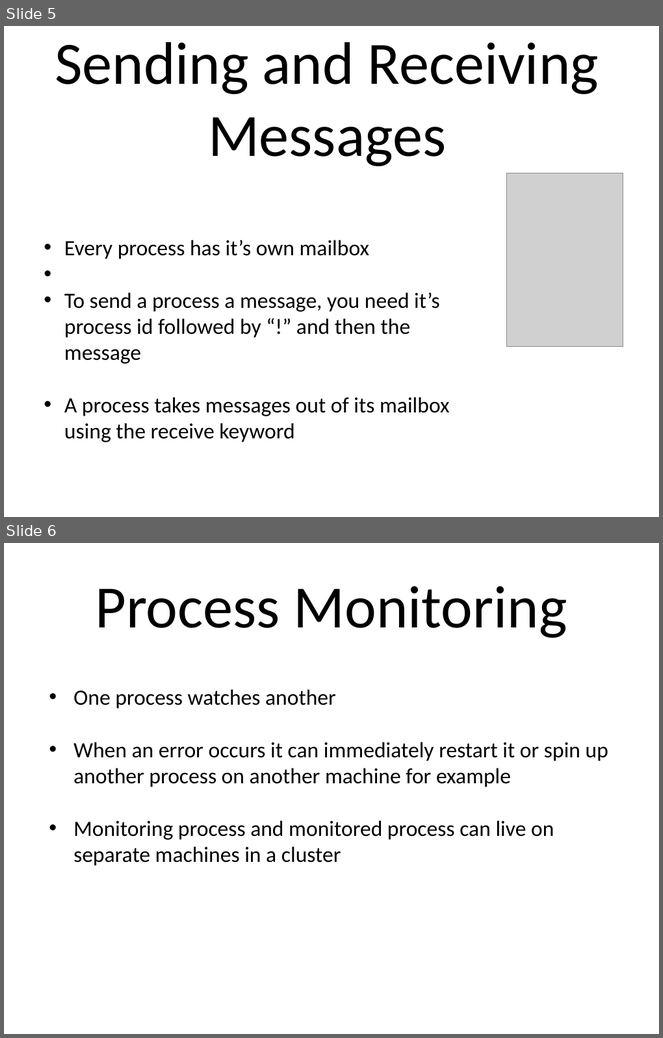
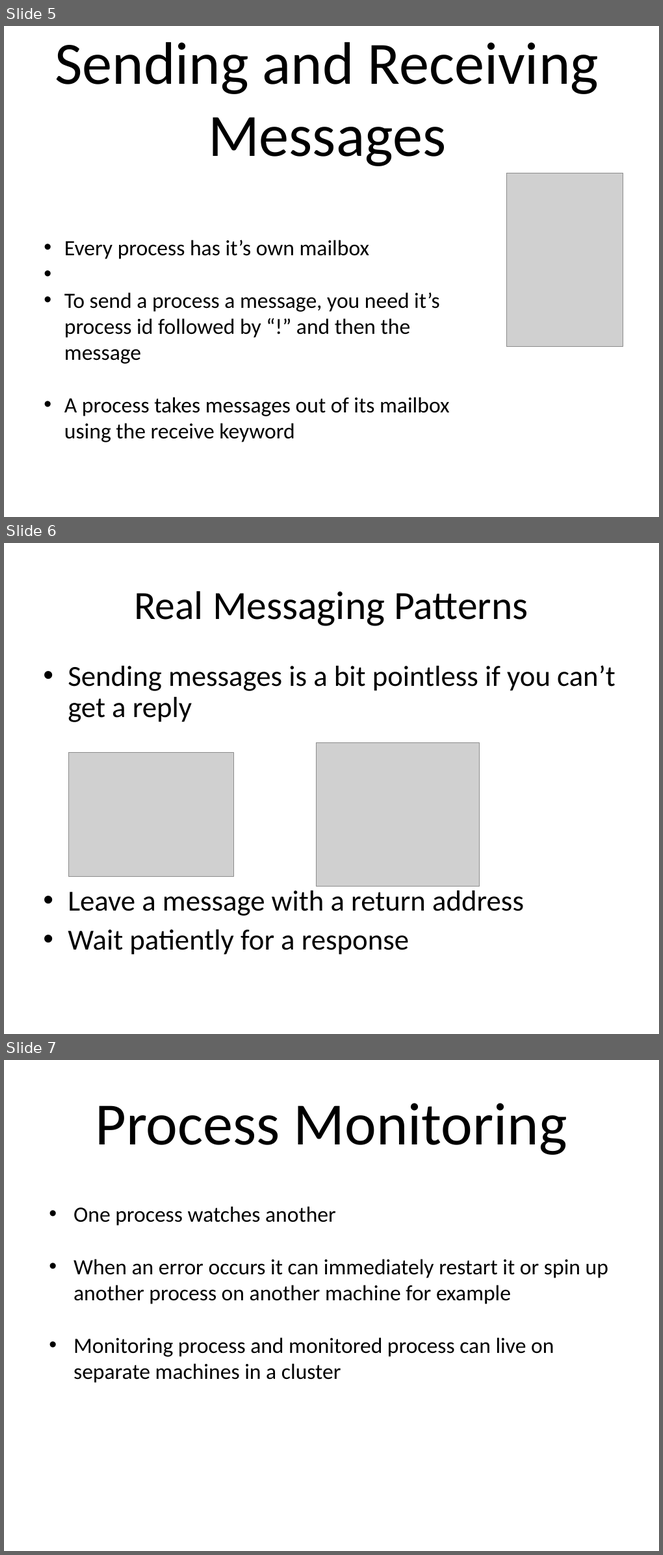
Before and after one commit to NTCoding/Erlang_Playground, a slide deck: Erl_intro.odp. Shown one above the other, each under a label of ours: slides 5 and 6 before the commit, slides 5, 6 and 7 after it. The pictures are 663x1038 and 663x1555 pixels, drawn with LibreOffice and Linux fonts; fonts in the diff are those of the drawing; grey boxes stand for pictures. Boxes give left, top, right and bottom in pixels: in the first picture for what was removed or moved away, otherwise in the second. Text is boxed around its words. In the diff, an @@ line names an element or a change of style, - is before the commit and + after.

Commit message:
Added real messaging patterns slide

```diff
--- a/Erl_intro.odp
+++ b/Erl_intro.odp
@@ slide 6 added at <box>4,543,659,1034</box>, background #FFFFFF @@
@@ title added at <box>134,591,528,626</box>, 44 pt, text #000000 @@
+Real Messaging Patterns
@@ text added at <box>68,665,616,955</box>, 32 pt, text #000000 @@
+• Sending messages is a bit pointless if you can’t get a reply
+• Leave a message with a return address
+• Wait patiently for a response
@@ picture added at <box>68,753,233,877</box> @@
@@ picture added at <box>316,743,479,887</box> @@
@@ what was slide 6 is now slide 7 @@
```
